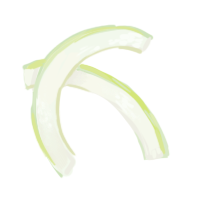
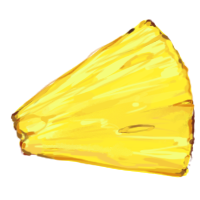
The second w=200, h=200 image is a revision of the first. Changes to its layers:
painted on "Layer 1" over [10, 19, 196, 178]
added group "1" (1st of 2) with 18 layers above "Background" over [10, 19, 196, 179]
hid "2", moved it into group "1" over [21, 24, 171, 179]
